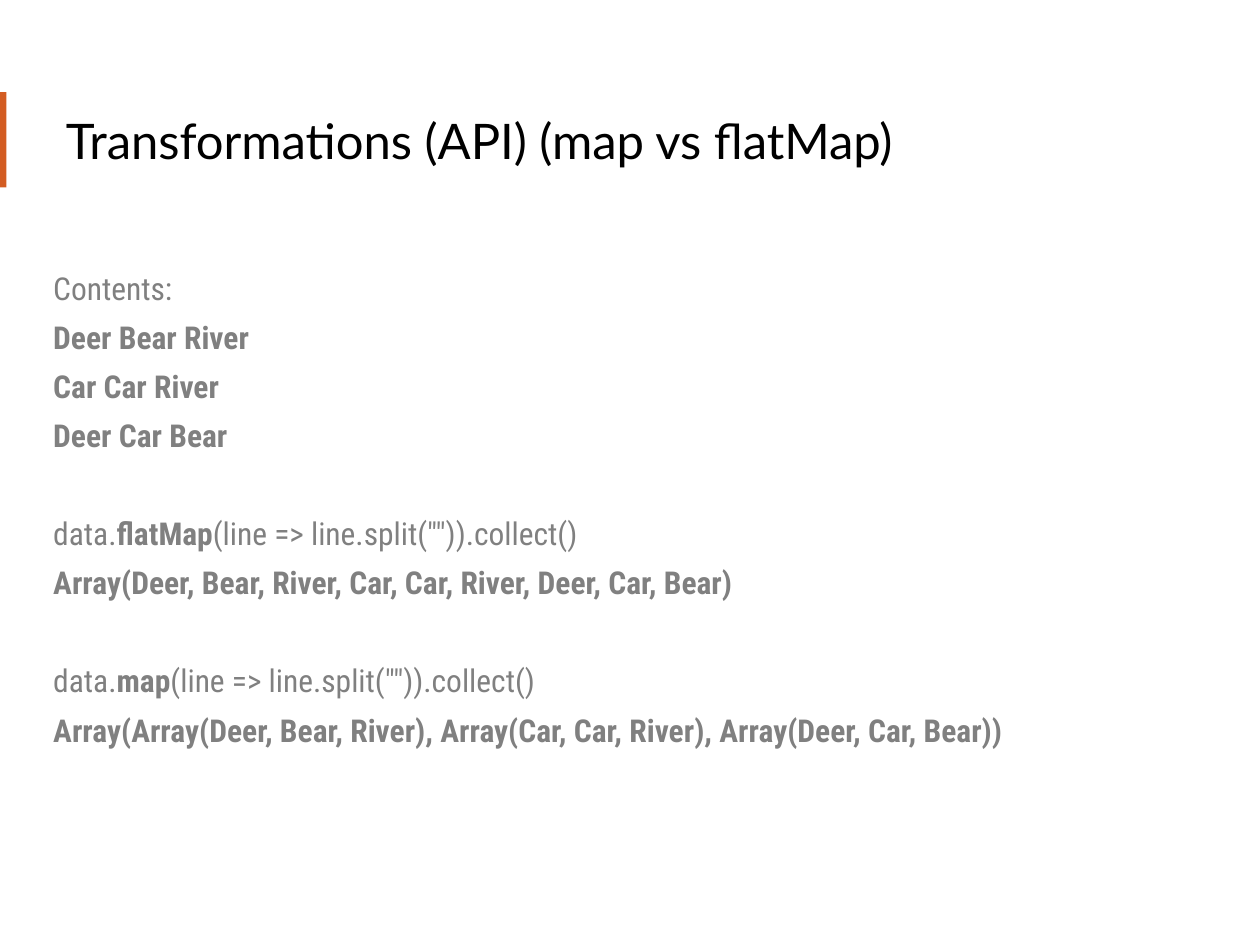
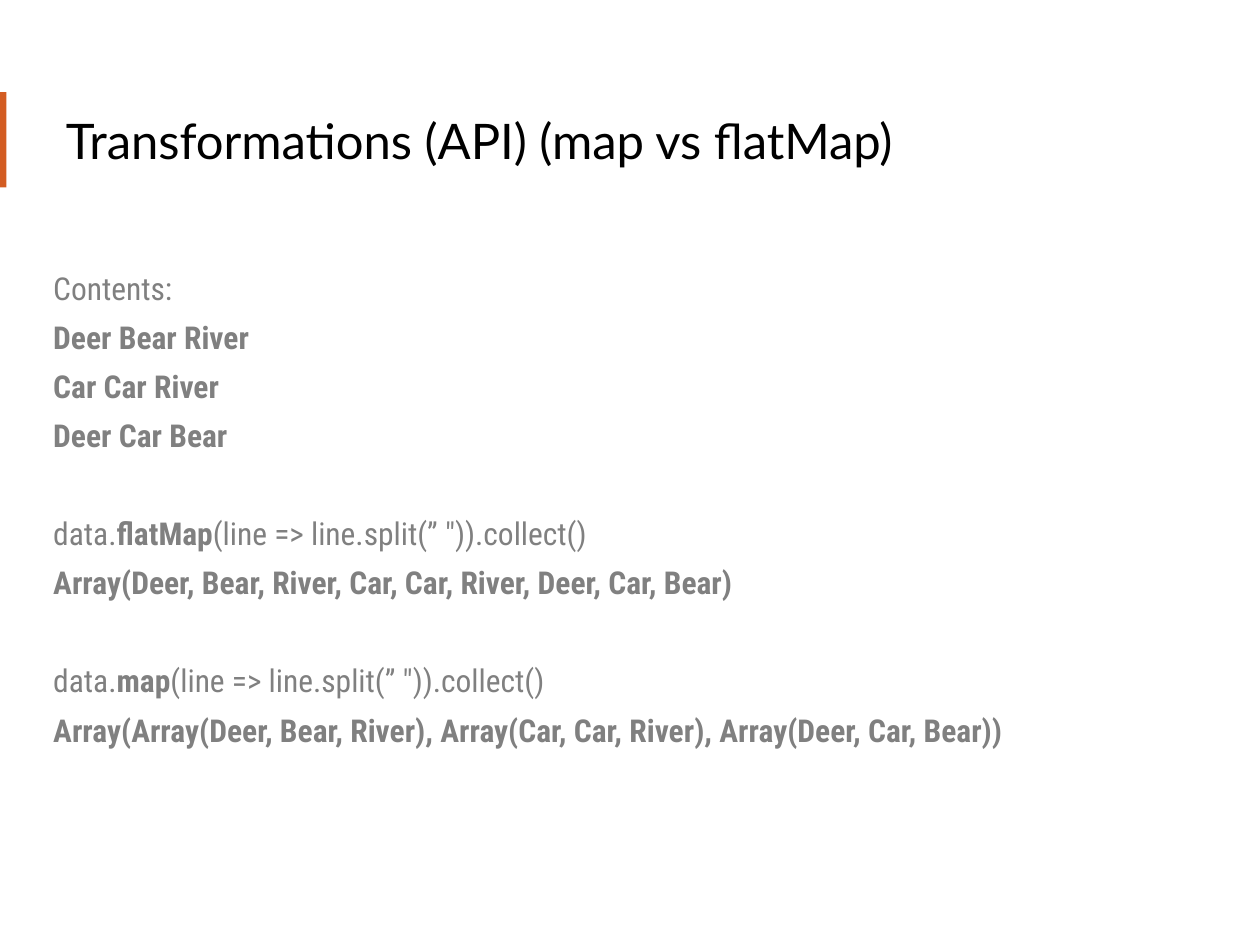
Before and after one commit to teamclairvoyant/intro-to-spark, a slide deck: slide 41 of Intro to Apache Spark Slides.pptx. Drawn at 1260x945 pixels with LibreOffice and Linux fonts; fonts in the diff are those of the drawing. Boxes give left, top, right and bottom in pixels: in the first picture for what was removed or moved away, otherwise in the second. Text is boxed around its words. In the diff, an @@ line names an element or a change of style, - is before the commit and + after.

Commit message:
Fixing spelling issues and other issues with slides after first run through

```diff
--- a/Intro to Apache Spark Slides.pptx
+++ b/Intro to Apache Spark Slides.pptx
@@ text at <box>53,520,587,552</box>: text changed @@
-data.flatMap(line => line.split("")).collect()
+data.flatMap(line => line.split(” ")).collect()
@@ text at <box>53,667,545,699</box>: text changed @@
-data.map(line => line.split("")).collect()
+data.map(line => line.split(” ")).collect()
```
Also in this commit, not shown: 13 other slides changed.
